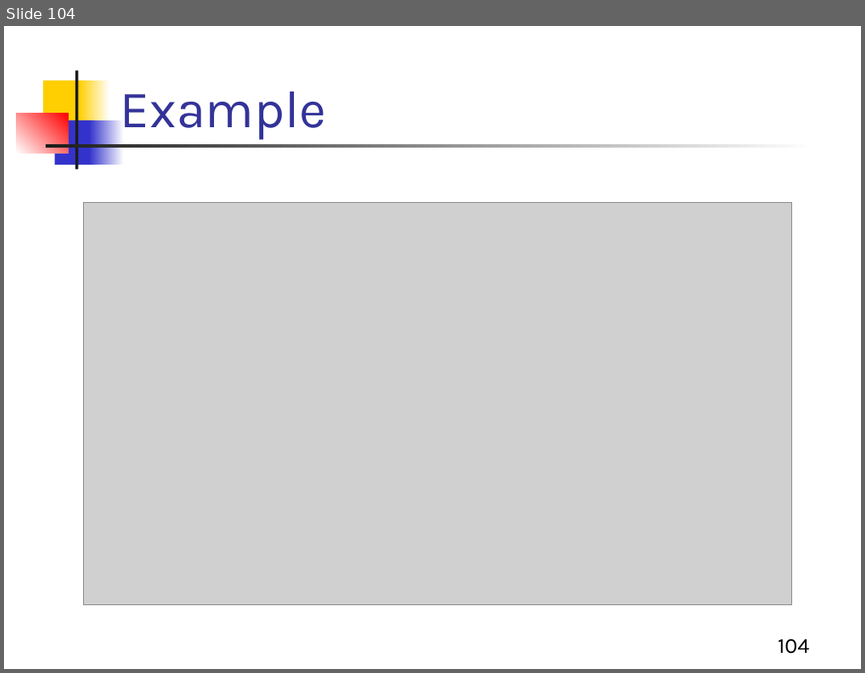
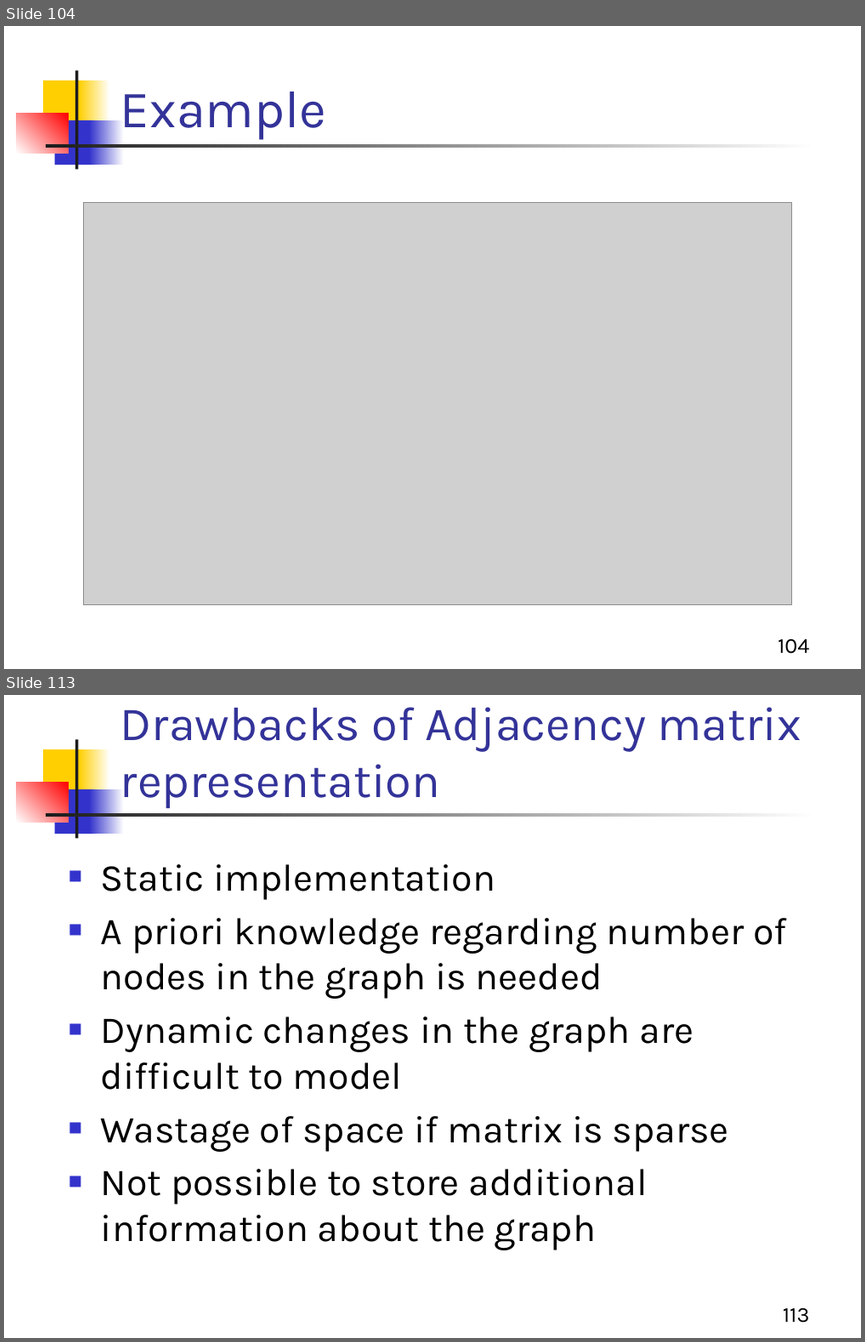
Before and after one commit to Aashishsharma/Learnings, a slide deck: DS/DS.pptx. Shown one above the other, each under a label of ours: slide 104 before the commit, slides 104 and 113 after it; the slides between them are not shown. The pictures are 865x673 and 865x1342 pixels, drawn with LibreOffice and Linux fonts; fonts in the diff are those of the drawing; grey boxes stand for pictures. Boxes give left, top, right and bottom in pixels: in the first picture for what was removed or moved away, otherwise in the second. Text is boxed around its words. In the diff, an @@ line names an element or a change of style, - is before the commit and + after.

```diff
--- a/DS/DS.pptx
+++ b/DS/DS.pptx
@@ slide 113 added at [4, 695, 861, 1338], background #FFFFFF; not listed: 7 template elements that a slide beside it also shows @@
@@ title added at [120, 707, 801, 808], 40 pt, text #333399 @@
+Drawbacks of Adjacency matrix representation
@@ text added at [101, 864, 787, 1250], 32 pt, text #000000 @@
+■ Static implementation
+■ A priori knowledge regarding number of nodes in the graph is needed
+■ Dynamic changes in the graph are difficult to model
+■ Wastage of space if matrix is sparse
+■ Not possible to store additional information about the graph
@@ page number added at [783, 1308, 809, 1322], 18 pt, text #000000 @@
+113
```
Also in this commit, not shown: 1 slide changed, 89 other slides added.
